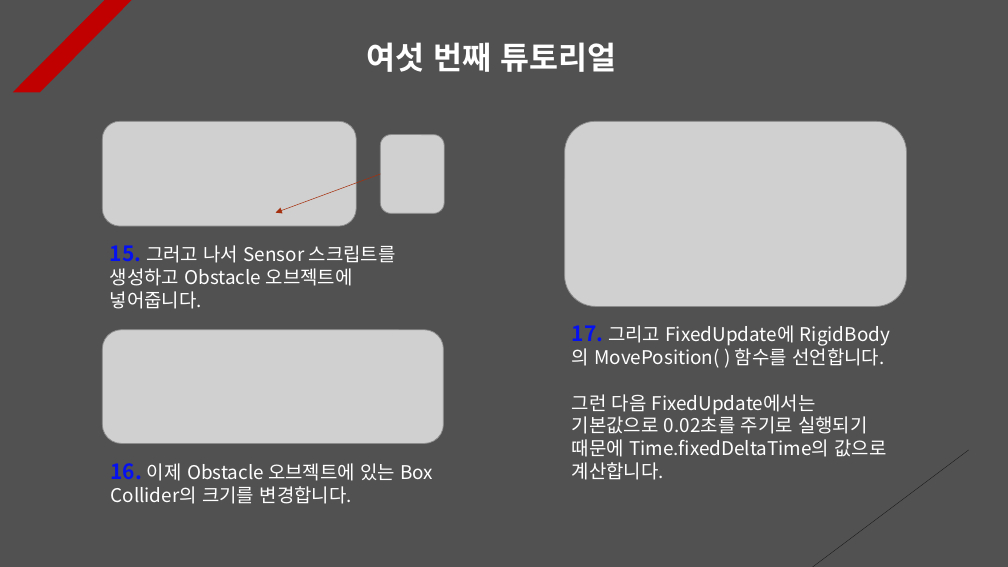
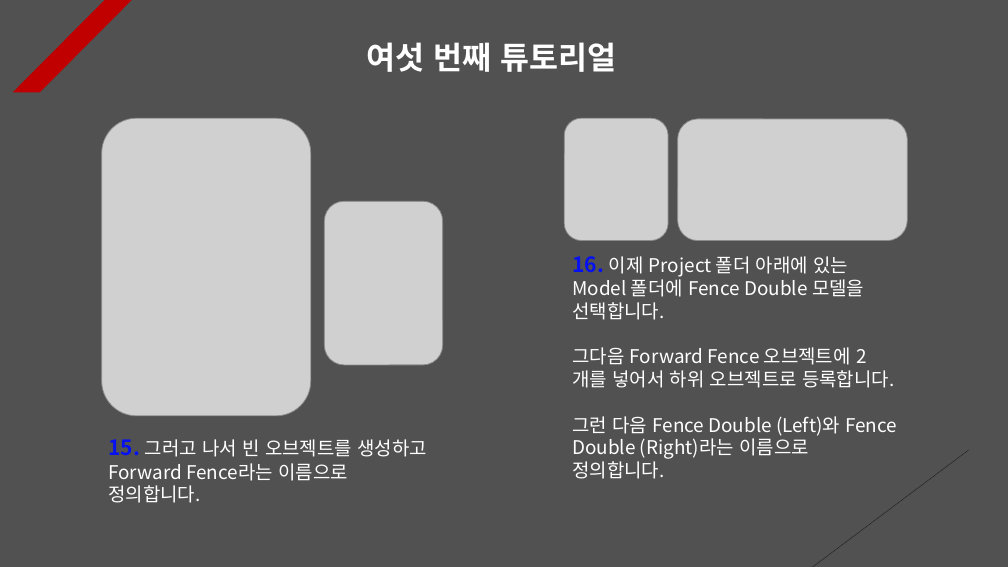
Before and after one commit to Unity2033/3D-UnityEngine, a slide deck: slide 6 of Assets/Class/Collision/PPT Data/Collision Example.pptx. Drawn at 1008x567 pixels with LibreOffice and Linux fonts; fonts in the diff are those of the drawing; grey boxes stand for pictures. Boxes give left, top, right and bottom in pixels: in the first picture for what was removed or moved away, otherwise in the second. Text is boxed around its words. In the diff, an @@ line names an element or a change of style, - is before the commit and + after.

```diff
--- a/Assets/Class/Collision/PPT Data/Collision Example.pptx
+++ b/Assets/Class/Collision/PPT Data/Collision Example.pptx
@@ picture added at (x1=102, y1=118, x2=312, y2=416) @@
@@ picture added at (x1=564, y1=118, x2=668, y2=240) @@
@@ picture added at (x1=678, y1=119, x2=907, y2=240) @@
@@ picture removed at (x1=102, y1=121, x2=356, y2=226) @@
@@ picture removed at (x1=380, y1=135, x2=444, y2=213) @@
@@ picture removed at (x1=565, y1=121, x2=907, y2=306) @@
@@ arrow removed from (380, 174) to (276, 212) @@
@@ picture added at (x1=324, y1=201, x2=442, y2=364) @@
@@ text removed at (x1=110, y1=245, x2=396, y2=309) @@
-15. 그러고 나서 Sensor 스크립트를 생성하고 Obstacle 오브젝트에 넣어줍니다.
@@ text at (x1=572, y1=256, x2=897, y2=479): text changed @@
-17. 그리고 FixedUpdate에 RigidBody의 MovePosition( ) 함수를 선언합니다.
-그런 다음 FixedUpdate에서는 기본값으로 0.02초를 주기로 실행되기 때문에 Time.fixedDeltaTime의 값으로 계산합니다.
+16. 이제 Project 폴더 아래에 있는 Model 폴더에 Fence Double 모델을 선택합니다.
+그다음 Forward Fence 오브젝트에 2개를 넣어서 하위 오브젝트로 등록합니다.
+그런 다음 Fence Double (Left)와 Fence Double (Right)라는 이름으로 정의합니다.
@@ picture removed at (x1=102, y1=330, x2=443, y2=443) @@
@@ text at (x1=108, y1=439, x2=427, y2=503): text changed @@
-16. 이제 Obstacle 오브젝트에 있는 Box Collider의 크기를 변경합니다.
+15. 그러고 나서 빈 오브젝트를 생성하고 Forward Fence라는 이름으로 정의합니다.
```
Also in this commit, not shown: 8 other slides changed, 37 other files.
